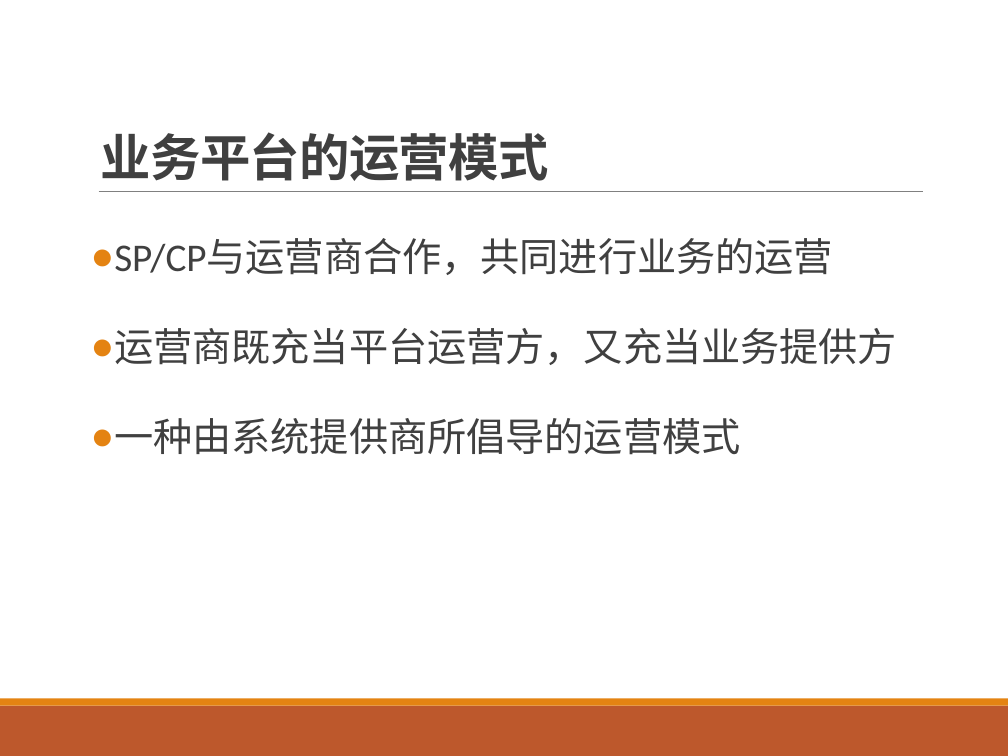
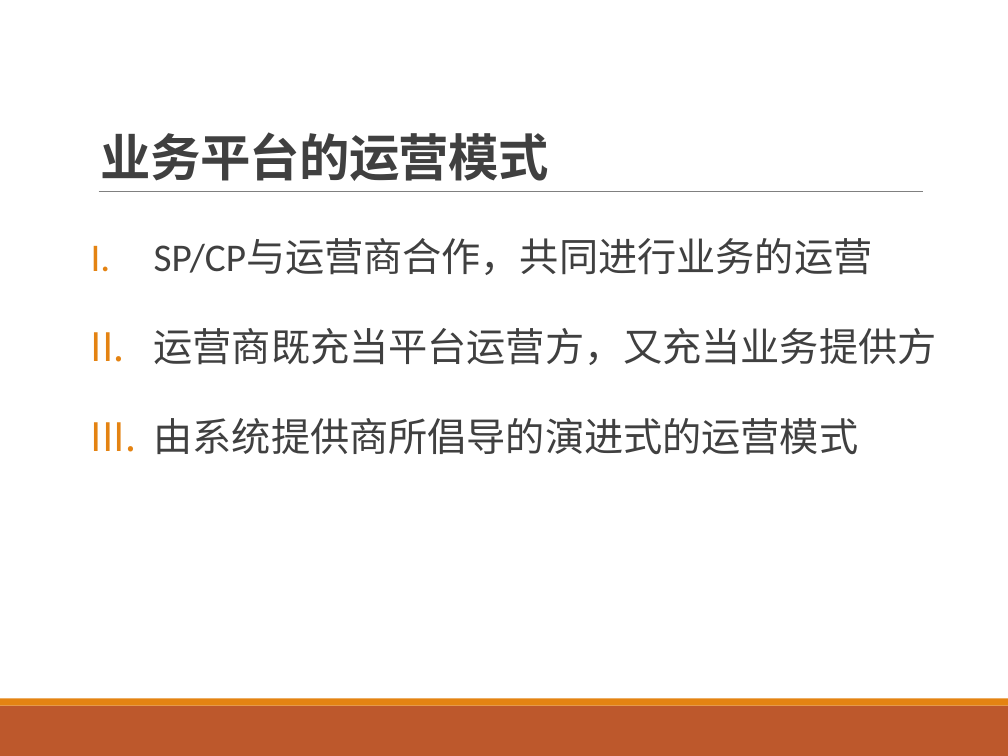
Before and after one commit to qianjin-sdu/PPT, a slide deck: slide 8 of 16.移动互联网的支撑技术及运营管理系统.pptx. Drawn at 1008x756 pixels with LibreOffice and Linux fonts; fonts in the diff are those of the drawing. Boxes give left, top, right and bottom in pixels: in the first picture for what was removed or moved away, otherwise in the second. Text is boxed around its words. In the diff, an @@ line names an element or a change of style, - is before the commit and + after.

```diff
--- a/16.移动互联网的支撑技术及运营管理系统.pptx
+++ b/16.移动互联网的支撑技术及运营管理系统.pptx
@@ text at <box>154,238,937,365</box>: bullet ● to I. @@
@@ text at <box>154,418,859,455</box>: text changed @@
-● 一种由系统提供商所倡导的运营模式
+III. 由系统提供商所倡导的演进式的运营模式
```
Also in this commit, not shown: 5 other slides changed, 4 slides added, 1 slide removed.
